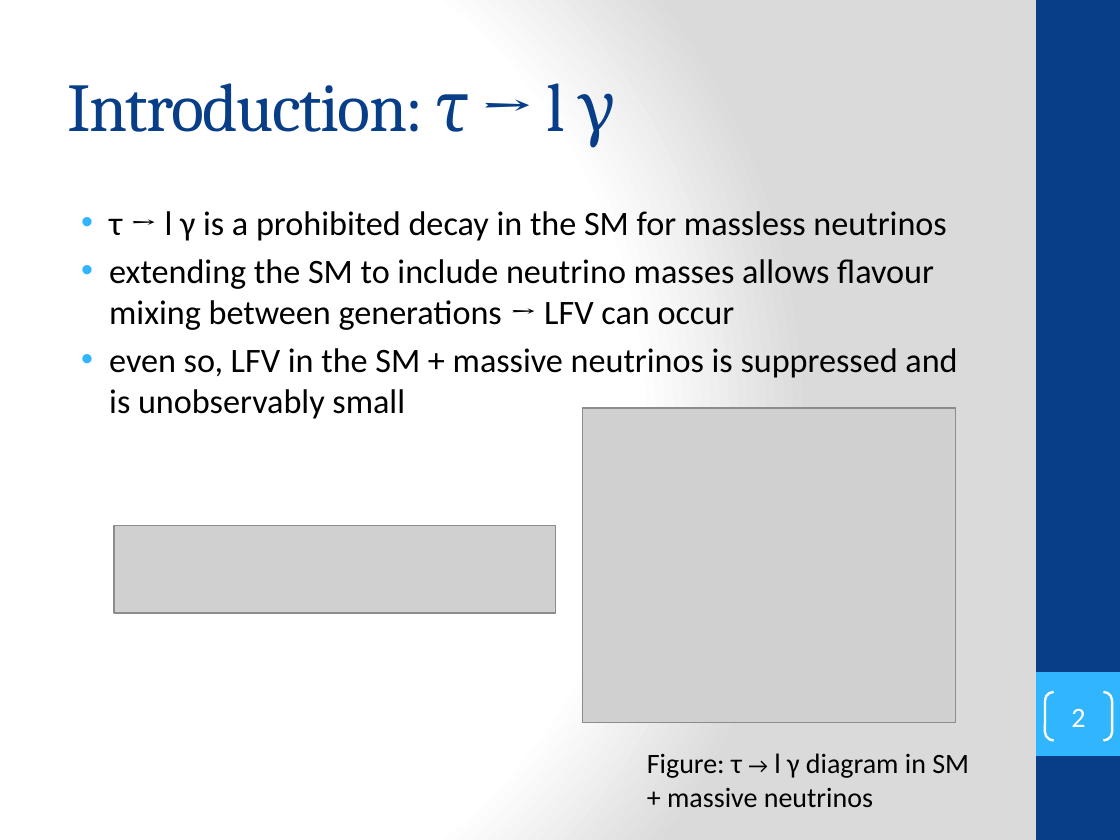
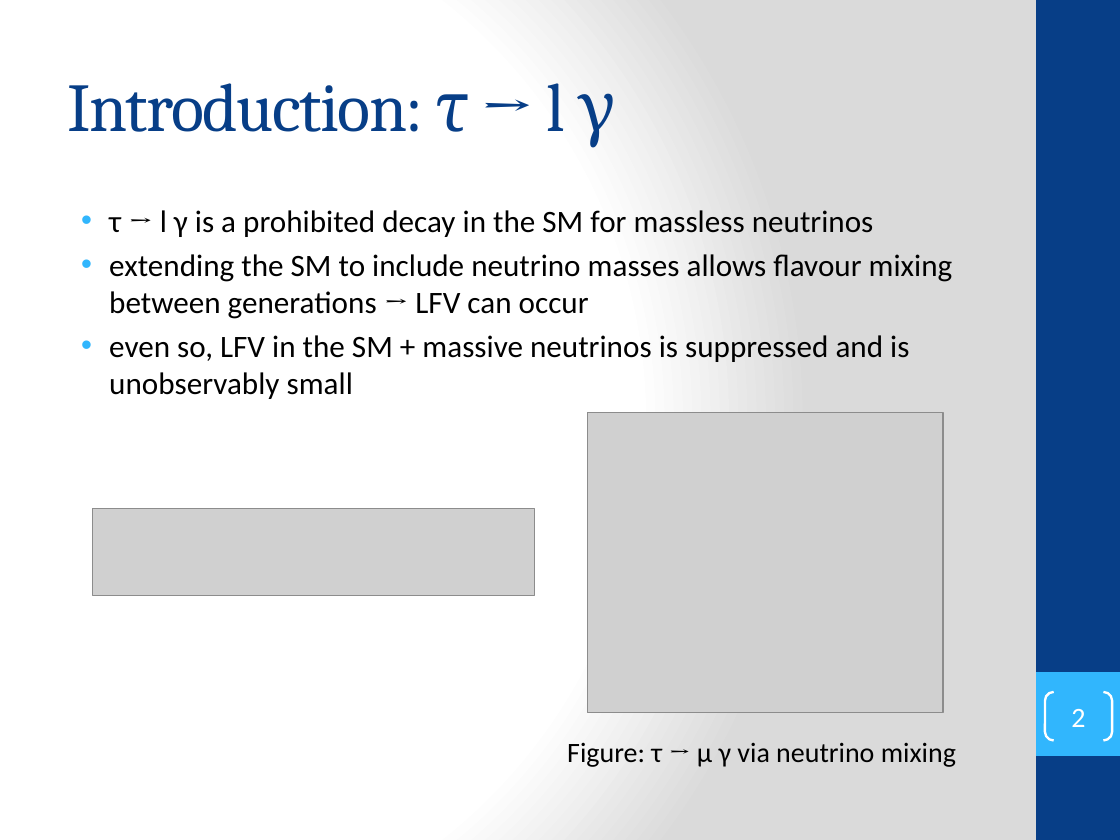
Before and after one commit to secret-agent-drone/lit-review, a slide deck: slide 2 of LiteratureReview_talk/lit_review_talk.pptx. Drawn at 1120x840 pixels with LibreOffice and Linux fonts; fonts in the diff are those of the drawing; grey boxes stand for pictures. Boxes give left, top, right and bottom in pixels: in the first picture for what was removed or moved away, otherwise in the second. Text is boxed around its words. In the diff, an @@ line names an element or a change of style, - is before the commit and + after.

```diff
--- a/LiteratureReview_talk/lit_review_talk.pptx
+++ b/LiteratureReview_talk/lit_review_talk.pptx
@@ text "τ → l γ is ..." at bbox=[109, 210, 953, 399]: size 22 to 20 pt @@
@@ picture: place and size @@
-picture at bbox=[582, 408, 955, 722]
+picture at bbox=[587, 413, 943, 713]
@@ picture: place and size @@
-picture at bbox=[114, 525, 556, 613]
+picture at bbox=[93, 508, 534, 596]
@@ text at bbox=[567, 742, 956, 767]: text changed @@
-Figure: τ → l γ diagram in SM + massive neutrinos
+Figure: τ → μ γ via neutrino mixing
```
Also in this commit, not shown: 8 other slides changed, 1 slide added, 6 other files.
